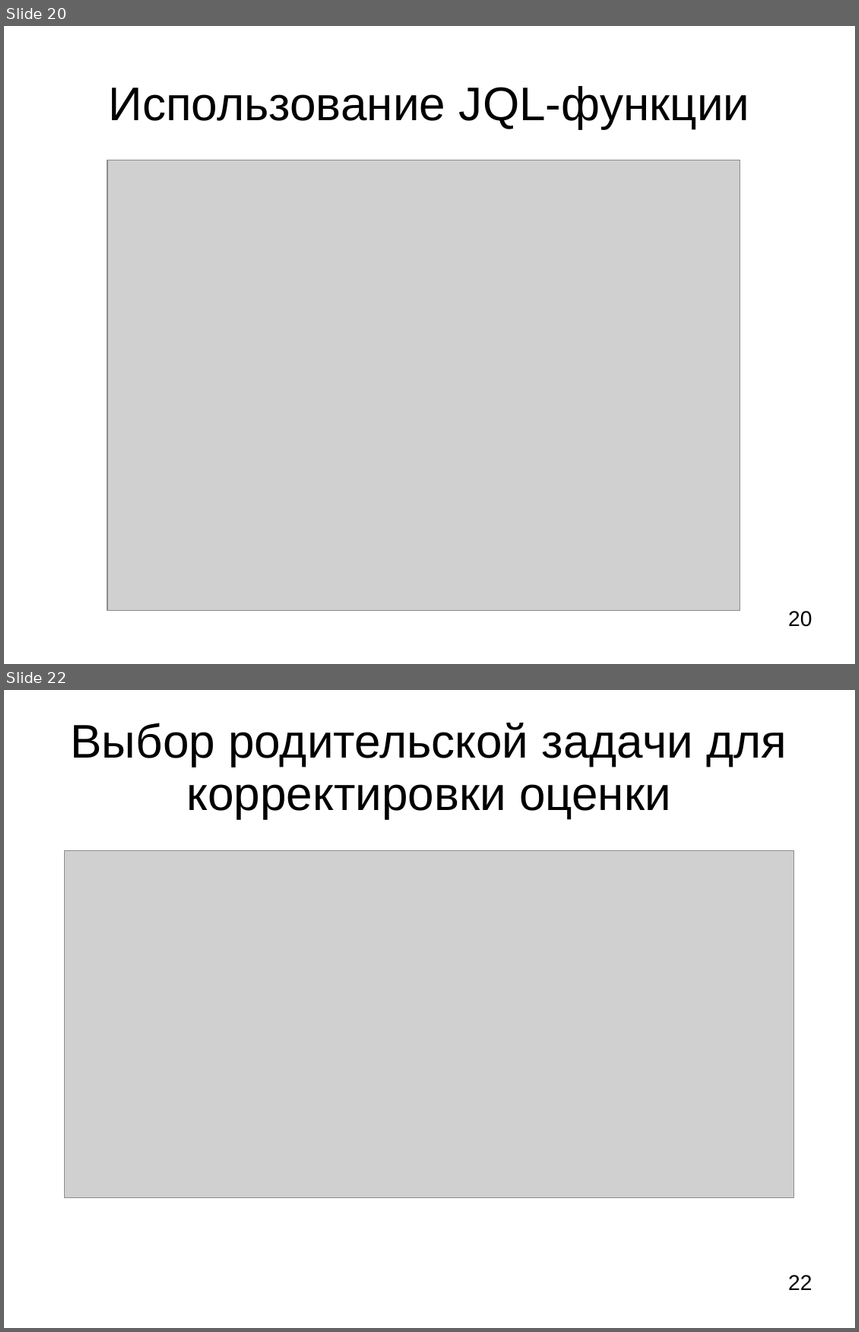
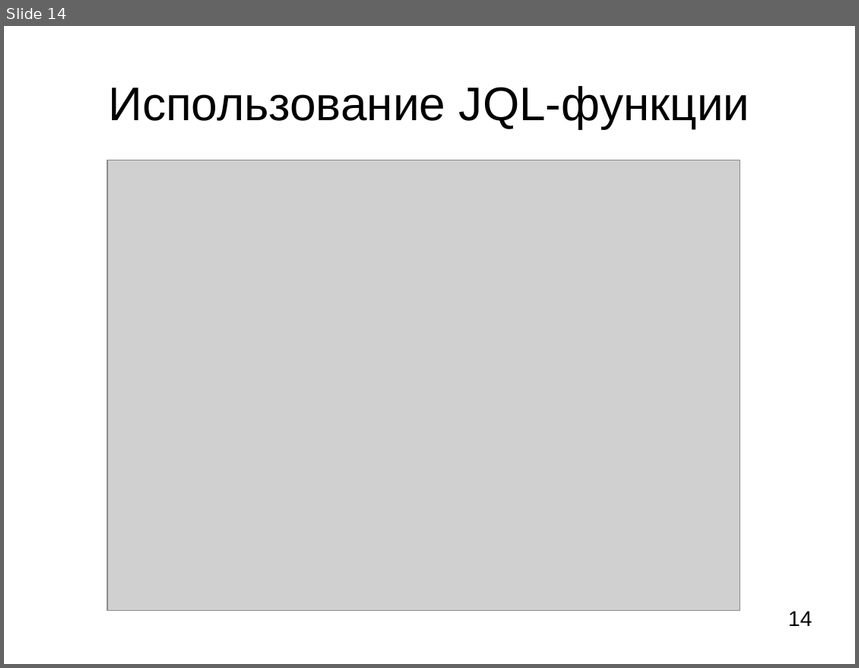
Before and after one commit to LilyTs/Diplom, a slide deck: Цаплина_(Дипломная).ppt. Shown one above the other, each under a label of ours: slides 20 and 22 before the commit, slide 14 after it; the slides between them are not shown. The pictures are 859x1332 and 859x668 pixels, drawn with LibreOffice and Linux fonts; fonts in the diff are those of the drawing; grey boxes stand for pictures. Boxes give left, top, right and bottom in pixels: in the first picture for what was removed or moved away, otherwise in the second. Text is boxed around its words. In the diff, an @@ line names an element or a change of style, - is before the commit and + after.

```diff
--- a/Цаплина_(Дипломная).ppt
+++ b/Цаплина_(Дипломная).ppt
@@ slide 22 removed at bbox=[4, 690, 855, 1328], background #FFFFFF @@
@@ title removed at bbox=[71, 723, 787, 819] @@
-Выбор родительской задачи для корректировки оценки
@@ picture removed at bbox=[64, 851, 794, 1198] @@
@@ page number removed at bbox=[788, 1275, 812, 1290] @@
-22
@@ what was slide 20 is now slide 14 @@
@@ page number at bbox=[788, 611, 812, 626]: text changed @@
-20
+14
```
Also in this commit, not shown: 8 slides changed, 4 slides added, 12 other slides removed, 2 other files.
